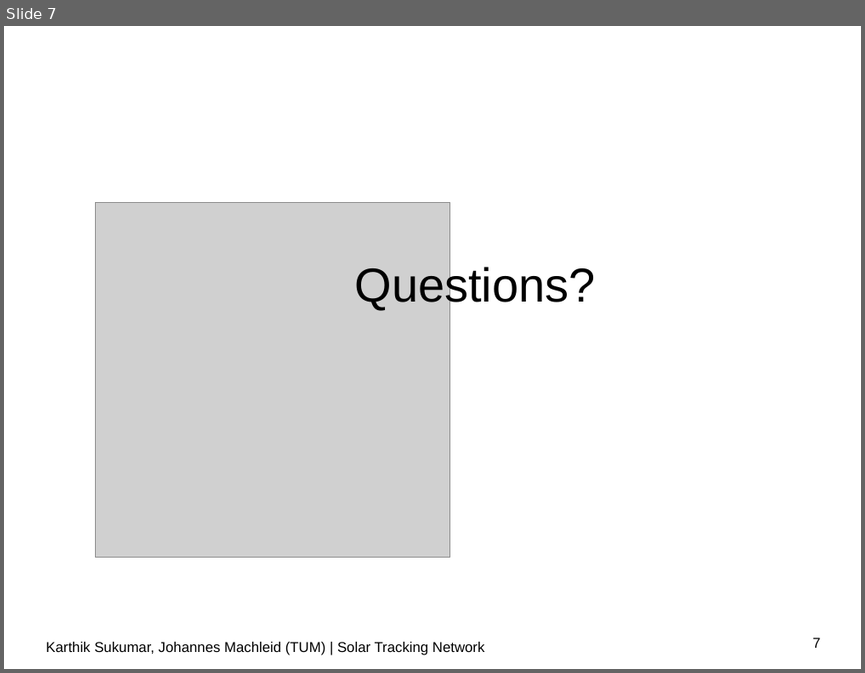
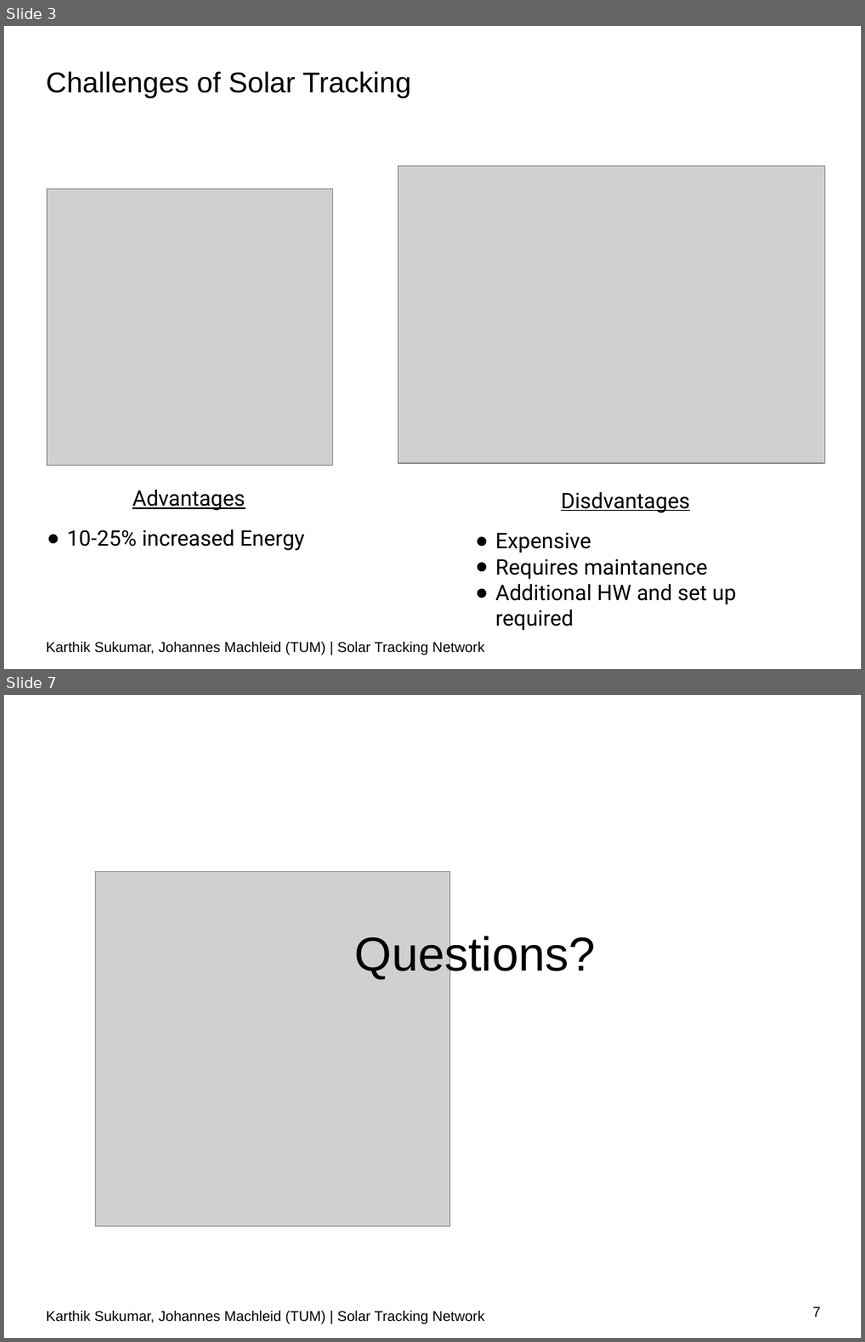
Before and after one commit to karthick1987/SolarPro, a slide deck: kick_off_presentation/wsnlab-ss19-kickoff-group1.pptx. Shown one above the other, each under a label of ours: slide 7 before the commit, slides 3 and 7 after it; the slides between them are not shown. The pictures are 865x673 and 865x1342 pixels, drawn with LibreOffice and Linux fonts; fonts in the diff are those of the drawing; grey boxes stand for pictures; background and template pictures are left out. Boxes give left, top, right and bottom in pixels: in the first picture for what was removed or moved away, otherwise in the second. Text is boxed around its words. In the diff, an @@ line names an element or a change of style, - is before the commit and + after.

Commit message:
more pictures added to slides and need to format the text

```diff
--- a/kick_off_presentation/wsnlab-ss19-kickoff-group1.pptx
+++ b/kick_off_presentation/wsnlab-ss19-kickoff-group1.pptx
@@ slide 3 added at [4, 26, 861, 669], background #FFFFFF; not listed: 1 template element that a slide beside it also shows @@
@@ text added at [46, 71, 411, 98], 24 pt, text #000000 @@
+Challenges of Solar Tracking
@@ picture added at [398, 166, 825, 463] @@
@@ picture added at [46, 189, 332, 465] @@
@@ text added at [132, 489, 245, 510], 18 pt, text #000000, underline @@
+Advantages
@@ text added at [561, 492, 690, 513], 18 pt, text #000000, underline @@
+Disdvantages
@@ text added at [67, 529, 305, 550], 18 pt, text #000000 @@
+● 10-25% increased Energy
@@ text added at [495, 533, 736, 630], 18 pt, text #000000 @@
+● Expensive
+● Requires maintanence
+● Additional HW and set up required
```
Also in this commit, not shown: 3 slides changed, 1 other slide added, 2 slides removed, 1 other file.
